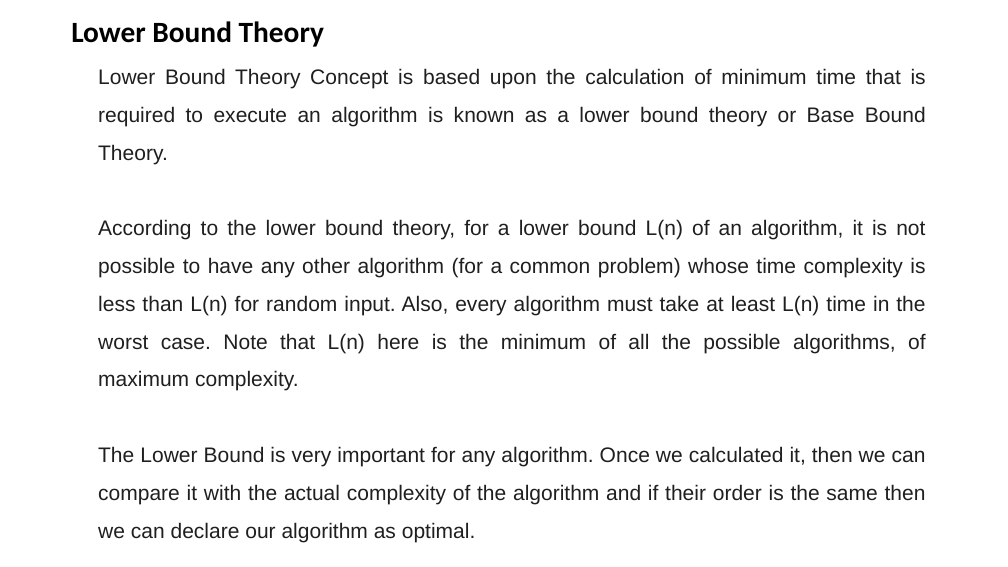
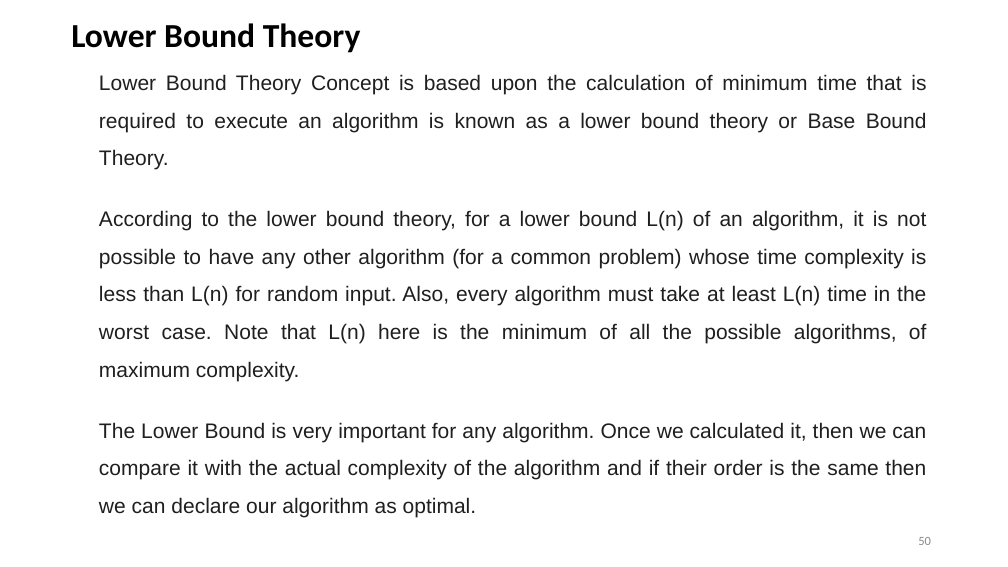
Before and after one commit to dayanandyadav205/CS-402-ADA, a slide deck: slide 50 of PPT_Notes/Unit-4_Backtracking_Branch_and_Bound/Unit-4_Backtracking_Branch_and_Bound.pptx. Drawn at 1008x567 pixels with LibreOffice and Linux fonts; fonts in the diff are those of the drawing. Boxes give left, top, right and bottom in pixels: in the first picture for what was removed or moved away, otherwise in the second. Text is boxed around its words. In the diff, an @@ line names an element or a change of style, - is before the commit and + after.

```diff
--- a/PPT_Notes/Unit-4_Backtracking_Branch_and_Bound/Unit-4_Backtracking_Branch_and_Bound.pptx
+++ b/PPT_Notes/Unit-4_Backtracking_Branch_and_Bound/Unit-4_Backtracking_Branch_and_Bound.pptx
@@ text "Lower Bound Theory" at bbox=[71, 23, 361, 53]: size 28 to 32 pt @@
@@ text "Lower Bound Theory Concept is ..." rewrapped from bbox=[98, 68, 926, 542] to bbox=[99, 74, 927, 518] @@
@@ page number added at bbox=[918, 537, 931, 545], 12 pt, text #8C8C8C @@
+50
```
Also in this commit, not shown: 51 other slides changed, 10 slides added, 2 slides removed, 13 other files.
